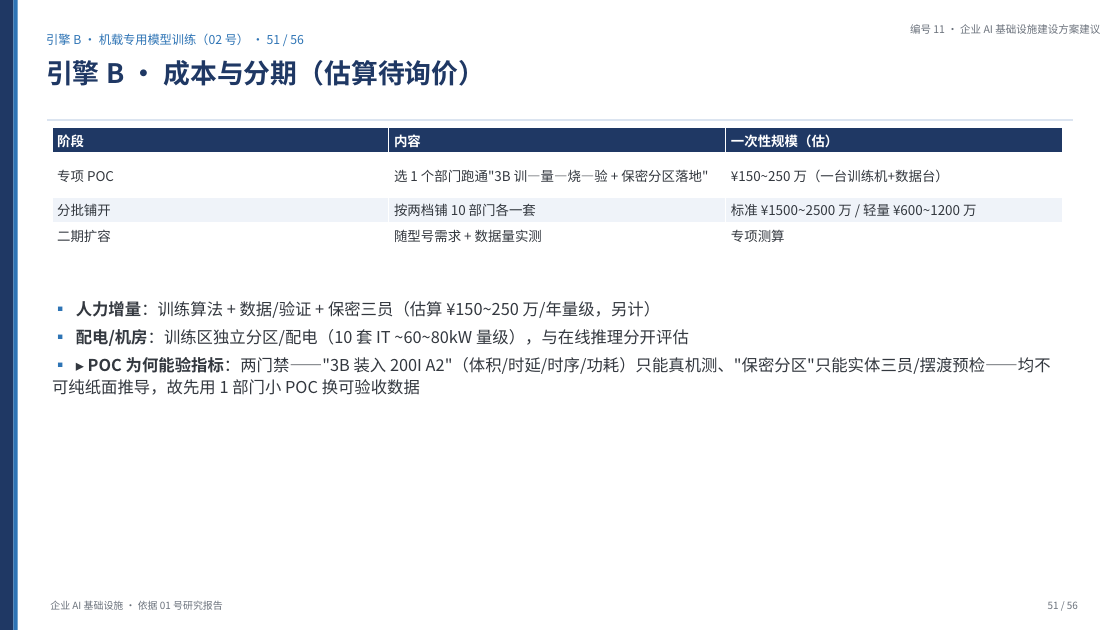
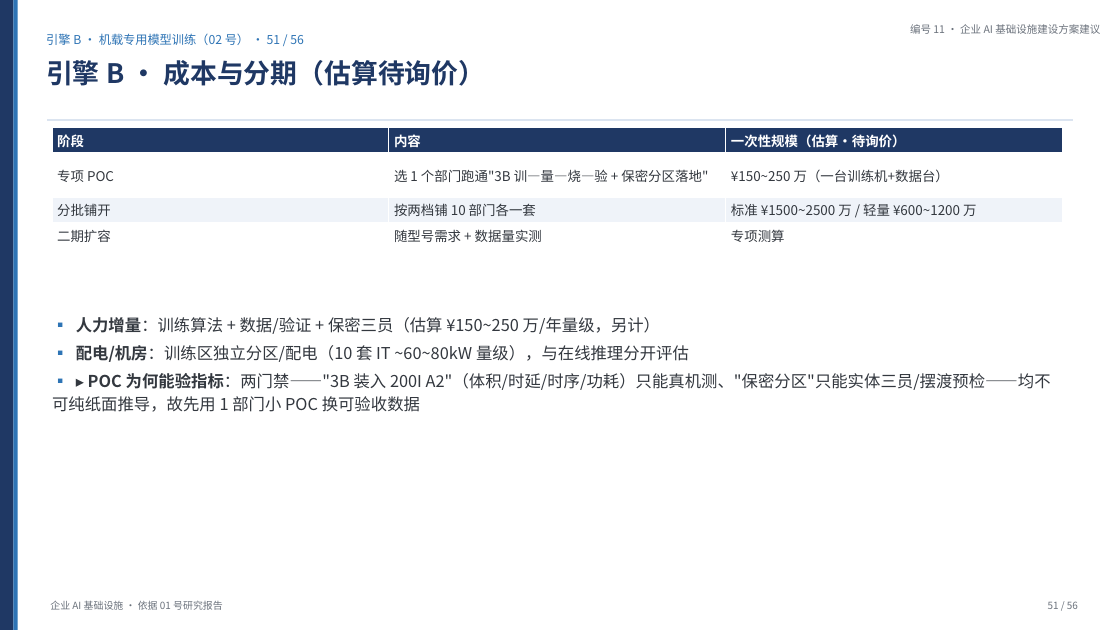
Before and after one commit to Yongjunzhou/AOS-system-design, a slide deck: slide 51 of 51-AI部署研究/11-企业AI基础设施建设方案建议/11-企业AI基础设施建设方案建议.pptx. Drawn at 1120x630 pixels with LibreOffice and Linux fonts; fonts in the diff are those of the drawing. Boxes give left, top, right and bottom in pixels: in the first picture for what was removed or moved away, otherwise in the second. Text is boxed around its words. In the diff, an @@ line names an element or a change of style, - is before the commit and + after.

```diff
--- a/51-AI部署研究/11-企业AI基础设施建设方案建议/11-企业AI基础设施建设方案建议.pptx
+++ b/51-AI部署研究/11-企业AI基础设施建设方案建议/11-企业AI基础设施建设方案建议.pptx
@@ table at [52, 128, 1063, 246] @@
-row 1, column 3: 一次性规模（估）
+row 1, column 3: 一次性规模（估算·待询价）
@@ text "▪ 人力增量：训练算法 + 数据/验证 + ...": place and size @@
-text "▪ 人力增量：训练算法 + 数据/验证 + ..." at [52, 301, 1051, 395]
+text "▪ 人力增量：训练算法 + 数据/验证 + ..." at [52, 317, 1051, 412]
```
Also in this commit, not shown: 4 other slides changed, 6 other files.
